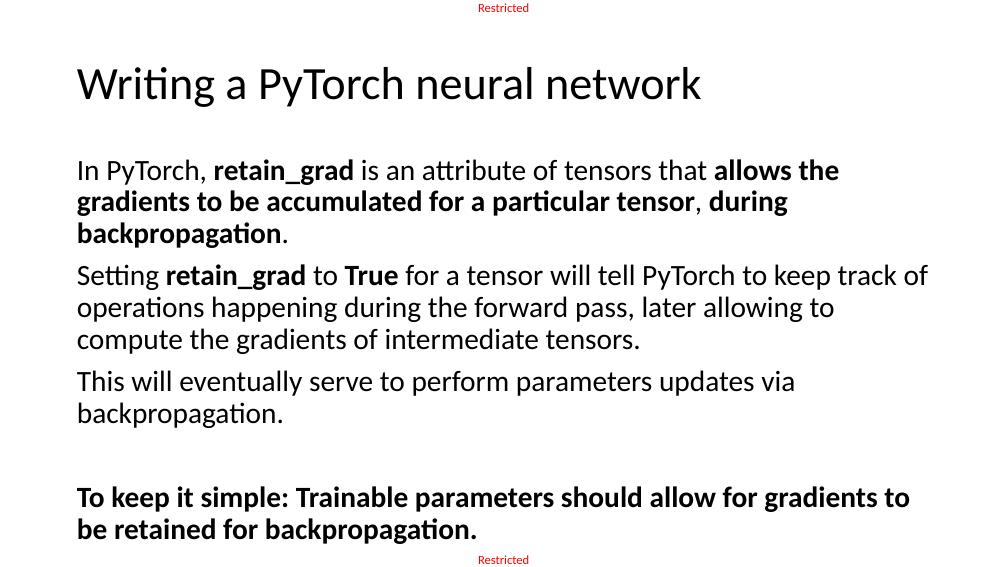
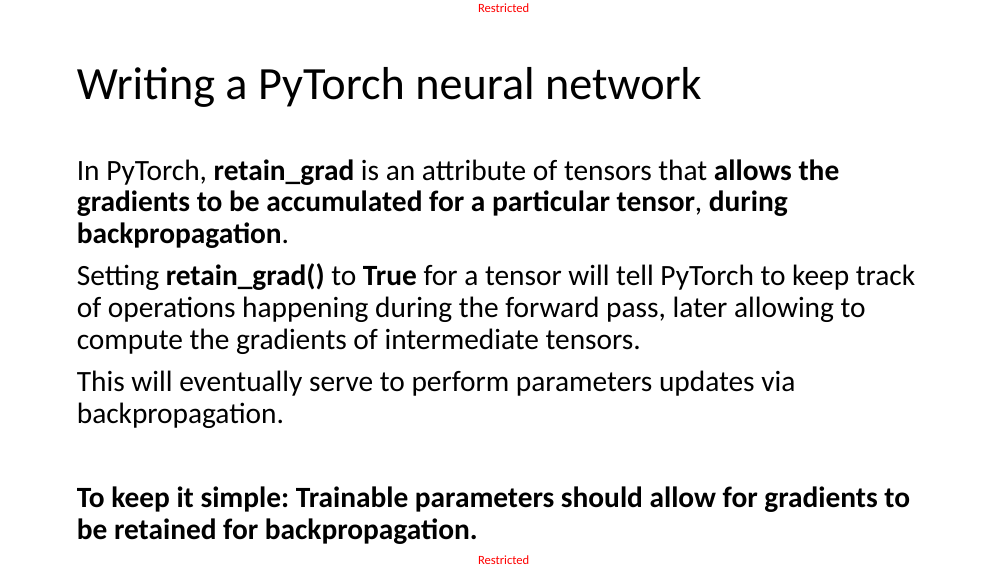
Before and after one commit to matthieudemari/SUTD_DL_50_039, a slide deck: slide 37 of W3/1. W3S1 final/W3S1.pptx. Drawn at 1008x567 pixels with LibreOffice and Linux fonts; fonts in the diff are those of the drawing. Boxes give left, top, right and bottom in pixels: in the first picture for what was removed or moved away, otherwise in the second. Text is boxed around its words. In the diff, an @@ line names an element or a change of style, - is before the commit and + after.

Commit message:
Added Practice notebook on PyTorch tensors to W3S1.

```diff
--- a/W3/1. W3S1 final/W3S1.pptx
+++ b/W3/1. W3S1 final/W3S1.pptx
@@ text at (x1=77, y1=263, x2=915, y2=354): text changed @@
-Setting retain_grad to True for a tensor will tell PyTorch to keep track of operations happening during the forward pass, later allowing to compute the gradients of intermediate tensors.
+Setting retain_grad() to True for a tensor will tell PyTorch to keep track of operations happening during the forward pass, later allowing to compute the gradients of intermediate tensors.
```
Also in this commit, not shown: 9 other slides changed, 1 slide added, 4 other files.
